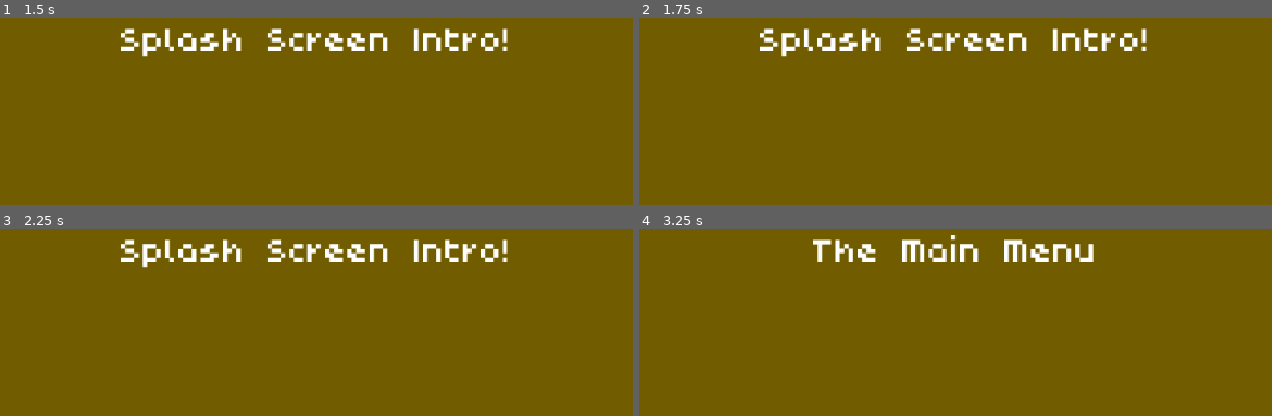
Above: before the commit, frames 1-4 (two rows, left to right).
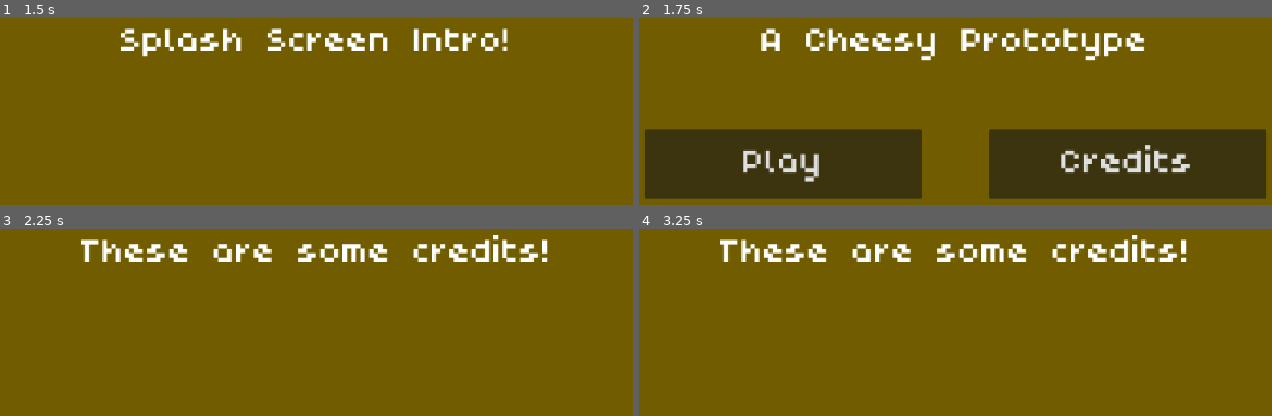
Above: after the commit, the same moments.

Repository: sdepouw/mathematics-and-cheese
Game: Godot game, scene res://Scenes/Main/main.tscn
The game is run twice, just before and just after one commit, with the same random seed, the same clock (stepped at 60 frames per second) and the same inputs.
Inputs (mouse positions are in pixels of both pictures, inside the frame that each line leads up to):
- Up to frame 1 (1.5 s): tap Enter at 0.5 s; move the mouse to (493, 19) at 0.52 s; hold D (move_right) 0.53-1.28 s; tap Space (fire) at 0.6, 1.25, 1.35 s; click (493, 19) at 0.67 s; move the mouse to (158, 64) at 1.27 s; hold S (move_down) from 1.28 s (still down); click (158, 64) at 1.42 s
- Up to frame 2 (1.75 s): keep holding S (move_down)
- Up to frame 3 (2.25 s): release S (move_down) at 2 s; click (487, 374) at 2 s, where only the run after the commit has a clickable "Credits"
- Up to frame 4 (3.25 s): tap Enter at 2.75 s; move the mouse to (outside the picture) at 2.77 s; hold D (move_right) from 2.78 s (still down); tap Space (fire) at 2.85 s; click (outside the picture) at 2.92 s

Frame 1 is identical in both runs. In frame 2, 37% of the frame differs, in the area x 0-100%, y 5-97%; in frame 3, 4.7%; in frame 4, 4.8%.

Commit message:
Very basic menu buttons

Diff:
--- a/Game/Assets/Themes/base_theme.tres
+++ b/Game/Assets/Themes/base_theme.tres
@@ -3,5 +3,7 @@
 [ext_resource type="FontVariation" uid="uid://bk2bu37t8kpfm" path="res://Assets/Fonts/poco/poco_no_top_spacing.tres" id="1_c2cg5"]
 
 [resource]
+Button/font_sizes/font_size = 64
+Button/fonts/font = ExtResource("1_c2cg5")
 Label/font_sizes/font_size = 64
 Label/fonts/font = ExtResource("1_c2cg5")
--- a/Game/Scenes/Main/main.gd
+++ b/Game/Scenes/Main/main.gd
@@ -7,17 +7,33 @@
 # from "Squakross: Home Squeak Home" https://www.squeakross.cool/
 
 @onready var _sceneLoader: SceneLoader = $SceneLoader
-@onready var _splashScreen: SplashScreen = $SplashScreen
+@onready var _splashScreenScene: PackedScene = preload("res://Scenes/SplashScreen/splash_screen.tscn")
 @onready var _mainMenuScene: PackedScene = preload("res://Scenes/MainMenu/main_menu.tscn")
 @onready var _gameScene: PackedScene = preload("res://Scenes/Game/game.tscn")
 @onready var _creditsScene: PackedScene = preload("res://Scenes/Credits/credits.tscn")
 
+func _ready() -> void:
+  _sceneLoader.queue_load(_splashScreenScene)
+
 func _on_splash_screen_ended() -> void:
-  _splashScreen.queue_free()
   _sceneLoader.queue_load(_mainMenuScene)
 
-func _on_play_clicked() -> void:
+func _on_load_game_request() -> void:
   _sceneLoader.queue_load(_gameScene)
 
-func _on_credits_clicked() -> void:
+func _on_load_credits_request() -> void:
   _sceneLoader.queue_load(_creditsScene)
+
+func _on_scene_loader_instance_loaded(loadedInstance: Node) -> void:
+  var mainMenu: MainMenu = loadedInstance as MainMenu
+  if mainMenu != null:
+    print("It's a main menu!")
+    mainMenu.load_game.connect(_on_load_game_request)
+    mainMenu.load_credits.connect(_on_load_credits_request)
+    return
+  var splashScreen: SplashScreen = loadedInstance as SplashScreen
+  if splashScreen != null:
+    print("It's a splash screen!")
+    splashScreen.splash_scene_ended.connect(_on_splash_screen_ended)
+  else:
+    print("It's something else!")
--- a/Game/Scenes/Main/main.tscn
+++ b/Game/Scenes/Main/main.tscn
@@ -1,7 +1,6 @@
-[gd_scene load_steps=4 format=3 uid="uid://du0qdv00hfe3g"]
+[gd_scene load_steps=3 format=3 uid="uid://du0qdv00hfe3g"]
 
 [ext_resource type="Script" uid="uid://75y8glss6r2g" path="res://Scenes/Main/main.gd" id="1_1r6ip"]
-[ext_resource type="PackedScene" uid="uid://cxxfidelu3rv1" path="res://Scenes/SplashScreen/splash_screen.tscn" id="2_lixft"]
 [ext_resource type="Script" uid="uid://cqc2ob5ygqwqw" path="res://Scenes/Main/scene_loader.gd" id="3_qw60k"]
 
 [node name="Main" type="Node"]
@@ -15,10 +14,8 @@
 grow_vertical = 2
 color = Color(0.441889, 0.36456, 0, 1)
 
-[node name="SplashScreen" parent="." instance=ExtResource("2_lixft")]
-
 [node name="SceneLoader" type="Node" parent="."]
 script = ExtResource("3_qw60k")
 metadata/_custom_type_script = "uid://cqc2ob5ygqwqw"
 
-[connection signal="splash_scene_ended" from="SplashScreen" to="." method="_on_splash_screen_ended"]
+[connection signal="instance_loaded" from="SceneLoader" to="." method="_on_scene_loader_instance_loaded"]
--- a/Game/Scenes/Main/scene_loader.gd
+++ b/Game/Scenes/Main/scene_loader.gd
@@ -5,6 +5,8 @@
 var _sceneToLoad: PackedScene
 var _loadQueued: bool:
   get: return _sceneToLoad != null
+
+signal instance_loaded(loadedInstance: Node)
 
 ## Queue a PackedScene for loading. The previously-loaded scene will
 ## be unloaded properly before this scene will load.
@@ -28,6 +30,7 @@
 func _load_instance() -> void:
   _loadedInstance = _sceneToLoad.instantiate()
   get_parent().add_child(_loadedInstance)
+  instance_loaded.emit(_loadedInstance)
 
 func _unload_instance() -> void:
   if _loadedInstance == null or !is_instance_valid(_loadedInstance):
--- /dev/null
+++ b/Game/Scenes/MainMenu/main_menu.gd
@@ -0,0 +1,11 @@
+class_name MainMenu
+extends Node
+
+signal load_game
+signal load_credits
+
+func _on_play_button_pressed() -> void:
+  load_game.emit()
+
+func _on_credits_button_pressed() -> void:
+  load_credits.emit()
--- a/Game/Scenes/MainMenu/main_menu.tscn
+++ b/Game/Scenes/MainMenu/main_menu.tscn
@@ -1,6 +1,9 @@
-[gd_scene format=3 uid="uid://hnj5a3kfiu1v"]
+[gd_scene load_steps=2 format=3 uid="uid://hnj5a3kfiu1v"]
+
+[ext_resource type="Script" uid="uid://dguubyrqu3dxi" path="res://Scenes/MainMenu/main_menu.gd" id="1_uqdog"]
 
 [node name="MainMenu" type="Node"]
+script = ExtResource("1_uqdog")
 
 [node name="Label" type="Label" parent="."]
 anchors_preset = 15
@@ -8,6 +11,40 @@
 anchor_bottom = 1.0
 grow_horizontal = 2
 grow_vertical = 2
-text = "The Main Menu"
+text = "A Cheesy Prototype"
 horizontal_alignment = 1
 vertical_alignment = 1
+
+[node name="PlayButton" type="Button" parent="."]
+anchors_preset = 7
+anchor_left = 0.5
+anchor_top = 1.0
+anchor_right = 0.5
+anchor_bottom = 1.0
+offset_left = -448.0
+offset_top = -200.0
+offset_right = -48.0
+offset_bottom = -100.0
+grow_horizontal = 2
+grow_vertical = 0
+mouse_default_cursor_shape = 2
+text = "Play"
+
+[node name="CreditsButton" type="Button" parent="."]
+anchors_preset = 3
+anchor_left = 1.0
+anchor_top = 1.0
+anchor_right = 1.0
+anchor_bottom = 1.0
+offset_left = -528.0
+offset_top = -200.0
+offset_right = -128.0
+offset_bottom = -100.0
+grow_horizontal = 0
+grow_vertical = 0
+mouse_default_cursor_shape = 2
+text = "Credits
+"
+
+[connection signal="pressed" from="PlayButton" to="." method="_on_play_button_pressed"]
+[connection signal="pressed" from="CreditsButton" to="." method="_on_credits_button_pressed"]
--- a/Game/Scenes/SplashScreen/splash_screen.gd
+++ b/Game/Scenes/SplashScreen/splash_screen.gd
@@ -4,5 +4,5 @@
 signal splash_scene_ended();
 
 func _ready() -> void:
-  await get_tree().create_timer(3.0).timeout
+  await get_tree().create_timer(1.5).timeout
   splash_scene_ended.emit()
Not shown, added: Game/Scenes/MainMenu/main_menu.gd.uid
